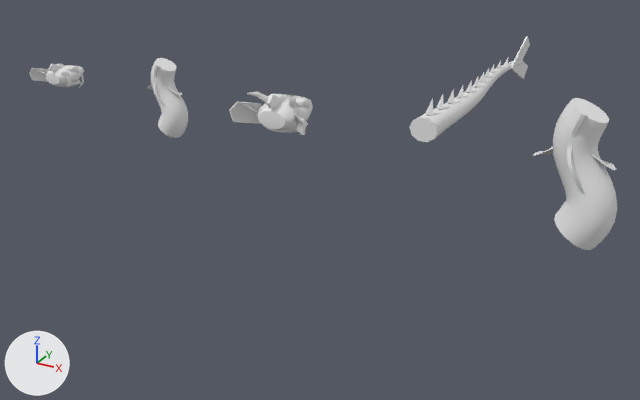
Two versions of the glTF model assets/epiphany/serpientes.glb, one commit apart.
One viewpoint serves both versions: a 50 mm camera at (19.9, -19.72, 7.6) aimed at (7.51, 2.8, -3.66). Every picture has the same lights, and +X, +Y and +Z are marked at lower left. The first picture is the older version. Vertices at exactly the same position are counted once.

The first picture shows 'amaru_cabeza', 'amaru_cuello', 'yacumama_cabeza', 'yacumama_cola', 'yacumama_cuello'.
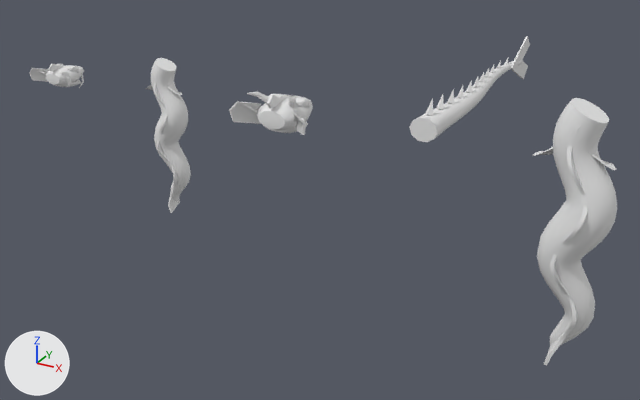
Scene script edits in JSON lines:
```json
{"block": "me_amaru_cuello", "where": "# used by ob_amaru_cuello; location = (4.0, 0.0, 0.0)"}
{"op": "remove", "block": "me_amaru_cuello", "code": "me_amaru_cuello.from_pydata(...)  # 336 vertices, 614 faces; spans x -0.81..0.6, y -0.46..0.4, z -1.23..1.06"}
{"op": "add", "block": "me_amaru_cuello", "code": "me_amaru_cuello.from_pydata(...)  # 598 vertices, 1104 faces; spans x -0.81..0.6, y -0.52..0.4, z -3.78..1.06"}
{"block": "me_amaru_cuello", "change": "me_amaru_cuello part 1: 9 vertices moved from x -0.3..0.3, y -0.34..0.17, z -1.2..-0.26 to x -0.3..0.3, y -0.41..0.17, z -1.2..-0.26; 12 vertices removed from x -0.3..0.3, y -0.39..0.39, z -1.2..-0.63; 276 vertices added at x -0.57..0.48, y -0.52..0.4, z -3.78..-0.6"}
{"block": "me_amaru_cuello", "change": "me_amaru_cuello part 2: 2 vertices moved from x -0.14..-0.08, y -0.37, z 0.71 to x -0.14..-0.08, y -0.34, z 0.7; 4 vertices removed from x -0.09..0.03, y -0.45..-0.42, z 0.84..0.97; 2 vertices added at x -0.09..-0.03, y -0.31, z 0.82"}
{"block": "me_yacumama_cuello", "where": "# used by ob_yacumama_cuello; location = (16.0, 0.0, 0.0)"}
{"op": "remove", "block": "me_yacumama_cuello", "code": "me_yacumama_cuello.from_pydata(...)  # 336 vertices, 614 faces; spans x -1.2..0.89, y -0.69..0.6, z -1.92..1.61"}
{"op": "add", "block": "me_yacumama_cuello", "code": "me_yacumama_cuello.from_pydata(...)  # 598 vertices, 1104 faces; spans x -1.2..0.89, y -0.78..0.6, z -5.47..1.61"}
{"block": "me_yacumama_cuello", "change": "me_yacumama_cuello part 3: 7 vertices moved from x 0.16..0.34, y -0.51..-0.5, z -1.03..-0.44 to x 0.16..0.34, y -0.62..-0.46, z -1.22..-0.44; 14 vertices removed from x -0.46..0.46, y -0.58..0.58, z -1.89..-1.03; 278 vertices added at x -0.85..0.67, y -0.78..0.59, z -5.47..-0.97"}
{"block": "me_yacumama_cuello", "change": "me_yacumama_cuello part 4: 2 vertices moved from x -0.21..-0.12, y -0.55, z 1.08 to x -0.21..-0.12, y -0.51, z 1.07; 4 vertices removed from x -0.13..0.05, y -0.66..-0.63, z 1.29..1.49; 2 vertices added at x -0.13..-0.04, y -0.46, z 1.25"}
```

Location of each change, (x1, y1, x2, y2) in pixels of the pictures (640 x 400 px; the box of a moved part takes in the faces that stretch with it):
```json
{"object": "yacumama_cuello", "change": "reshaped", "before": [533, 98, 617, 250], "after": [533, 98, 617, 366], "on screen": "76% taller"}
{"object": "amaru_cuello", "change": "reshaped", "before": [146, 58, 188, 138], "after": [146, 58, 191, 213], "on screen": "7% wider, 93% taller"}
{"part": 1, "of": "me_amaru_cuello", "change": "built on", "before": [158, 103, 182, 138], "after": [154, 103, 191, 213]}
{"part": 2, "of": "me_amaru_cuello", "change": "moved or reshaped", "before": [154, 66, 161, 78], "on screen": "not visible afterwards"}
{"part": 3, "of": "me_yacumama_cuello", "change": "built on", "before": [554, 187, 602, 250], "after": [537, 187, 602, 366]}
{"part": 4, "of": "me_yacumama_cuello", "change": "moved or reshaped", "before": [570, 115, 588, 137], "after": [571, 125, 581, 136]}
```
